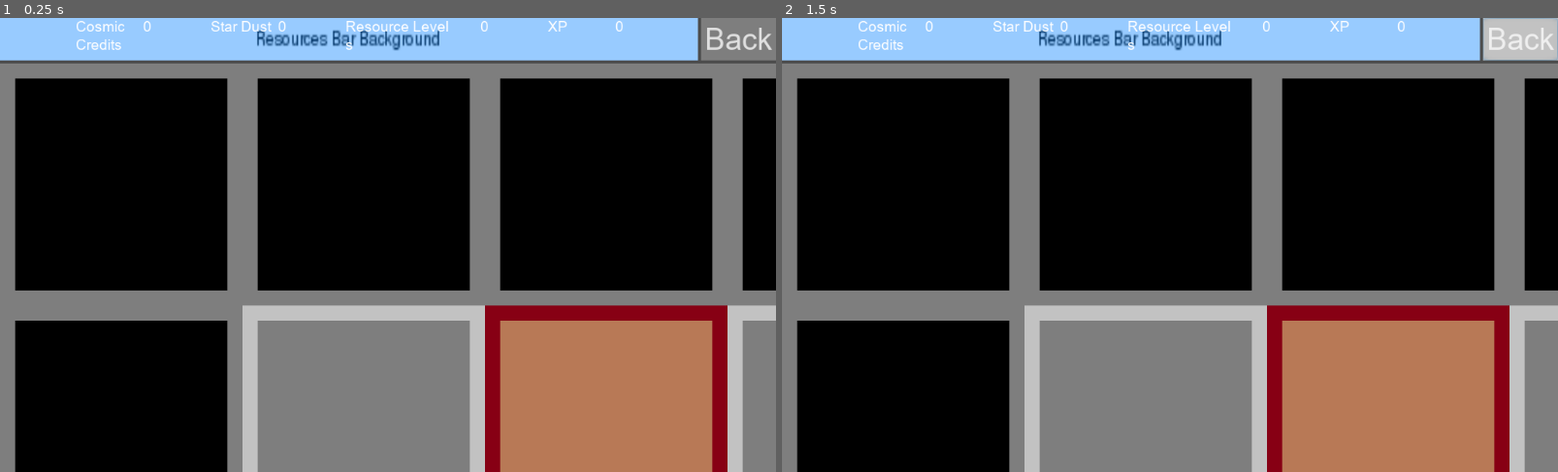
Above: before the commit, frames 1-2 (left to right).
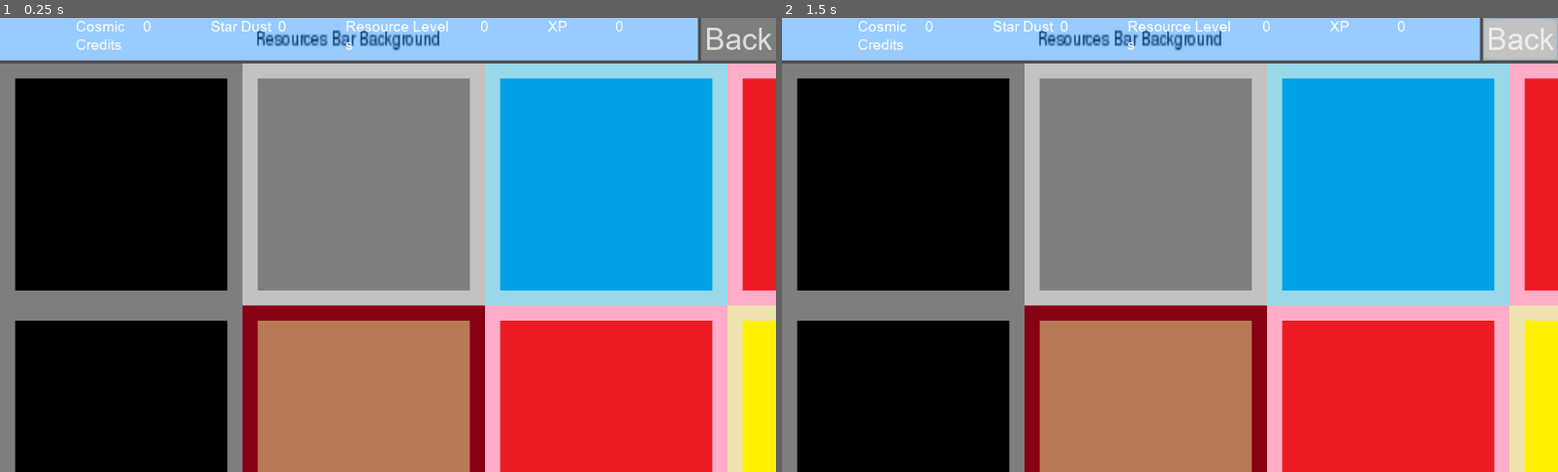
Above: after the commit, the same moments.

Repository: VB-s-game-dev-team/teraformer-game
Game: Godot game, scene res://MiningScreen/MiningScreen.tscn
Same seed, same stepped clock (60 frames per second), same inputs: the game is played once before the commit and once after it. This scene is started directly instead of the project's main scene.
Inputs (mouse positions are in pixels of both pictures, inside the frame that each line leads up to):
- Up to frame 1 (0.25 s): no input
- Up to frame 2 (1.5 s): tap Enter at 0.5 s; move the mouse to (1340, 222) at 0.52 s; click (1340, 222) at 0.67 s; click "Back" at 1.25 s

The runs differ from the first frame. In frame 1, 62% of the frame differs, in the area x 31-100%, y 10-100%; in frame 2, 62%.
Error in both runs: Invalid call. Nonexistent function 'connect' in base 'Nil'. (res://resources_bar/resources_bar.gd:15)

Commit message:
the true fix of ms camera

Diff:
--- a/MiningScreen/BoardCamera.gd
+++ b/MiningScreen/BoardCamera.gd
@@ -4,13 +4,26 @@
 export(float) var _MAX_ZOOM: float = 1 / 50.0
 var _min_zoom: float = 1
 
+var _limit_left: int
+var _limit_right: int
+var _limit_top: int
+var _limit_bottom: int
+
+var _size: Vector2
+
 func _ready() -> void:
+	call_deferred("_actually_ready")
+
+func _actually_ready() -> void:
+
+	_size = get_viewport_rect().size
 	zoom = Vector2.ONE * _MAX_ZOOM
 	_clamp_pos()
+
 func _input(event: InputEvent) -> void:
 	if event is InputEventMouseMotion and event.button_mask == BUTTON_RIGHT:
 		position -= event.relative * zoom.x
-
+		_clamp_pos()
 	elif event is InputEventMouseButton:
 		match event.button_index:
 			BUTTON_WHEEL_UP:
@@ -20,17 +33,19 @@
 
 func _clamp_pos() -> void:
 	position.x = \
-		max(limit_left, min(limit_right - get_viewport_rect().size.x, position.x))
+		max(_limit_left, min(_limit_right - (_size.x * zoom.x), position.x))
 	position.y = \
-		max(limit_top, min(limit_bottom - get_viewport_rect().size.y, position.y))
+		max(_limit_top, min(_limit_bottom - (_size.y * zoom.y), position.y))
 
 func _zoom(factor: float, where: Vector2) -> void:
 	if factor < 0:
 		factor = -1 / factor
+	var n_zoom := Vector2.ONE * min(_min_zoom, max(_MAX_ZOOM, zoom.x * factor))
+	if n_zoom == zoom:
+		return
 	var pos1 := where * zoom.x
-	zoom *= factor
-	zoom = Vector2.ONE * min(_min_zoom, max(_MAX_ZOOM, zoom.x))
-	var pos2 := where * zoom.x
+	var pos2 := where * n_zoom.x
+	zoom = n_zoom
 	position += (pos1 - pos2)
 	_clamp_pos()
 
@@ -38,11 +53,11 @@
 	pass
 
 func _on_GameBoard_bounds_updated(min_x, max_x, min_y, max_y) -> void:
-	self.limit_left = min_x
-	self.limit_right = max_x
-	self.limit_top = min_y
-	self.limit_bottom = max_y
+	_limit_left = min_x
+	_limit_right = max_x
+	_limit_top = min_y
+	_limit_bottom = max_y
 
-	var size := get_viewport_rect().size
-	_min_zoom = min((limit_right - limit_left) / size.x, (limit_bottom - limit_top) / size.y)
+	_min_zoom = \
+		min((_limit_right - _limit_left) / _size.x, (_limit_bottom - _limit_top) / _size.y)
 	_clamp_pos()
--- a/MiningScreen/GameBoard.gd
+++ b/MiningScreen/GameBoard.gd
@@ -30,24 +30,34 @@
 
 func _on_MiningScreen_game_started() -> void:
 	clear()
-	for i in range(-1, _INIT_SIZE + 1):
-		for j in range(0, _INIT_SIZE + 1):
-			_uncover_tile(i, j)
+	for i in range(0, _INIT_SIZE):
+		for j in range(0, _INIT_SIZE):
+			_break_tile(i, j)
 
 func _random_color() -> int:
 	return randi() % 4 + 1
 
+func _break_tile(x: int, y: int) -> void:
+	_put_random_color(x, y)
+	for i in range(x - 1, x + 2):
+		for j in range(y - 1, y + 2):
+			_uncover_tile(i, j)
+
 func _uncover_tile(x: int, y: int):
-	var tile: int = _tiles.DIRT
-	if _stone_generator.get_noise_2d(x, y) > y / 500.0:
-		tile = _tiles.STONE
-	_set_tile(x, y, tile)
+	if get_cell(x, y) == _tiles.HIDEN:
+		var tile: int = _tiles.DIRT
+		if _stone_generator.get_noise_2d(x, y) > y / 1000.0:
+			tile = _tiles.STONE
+		_set_tile(x, y, tile)
 	for i in range(x - 1, x + 2):
 		for j in range(y - 1, y + 2):
 			if get_cell(i, j) == -1:
 				_set_tile(i, j, _tiles.HIDEN)
 
 func _set_tile(x: int, y: int, v: int) -> void:
+	if y < 0:
+		return
+
 	var changed := false
 	if _min_x > x:
 		_min_x = x
